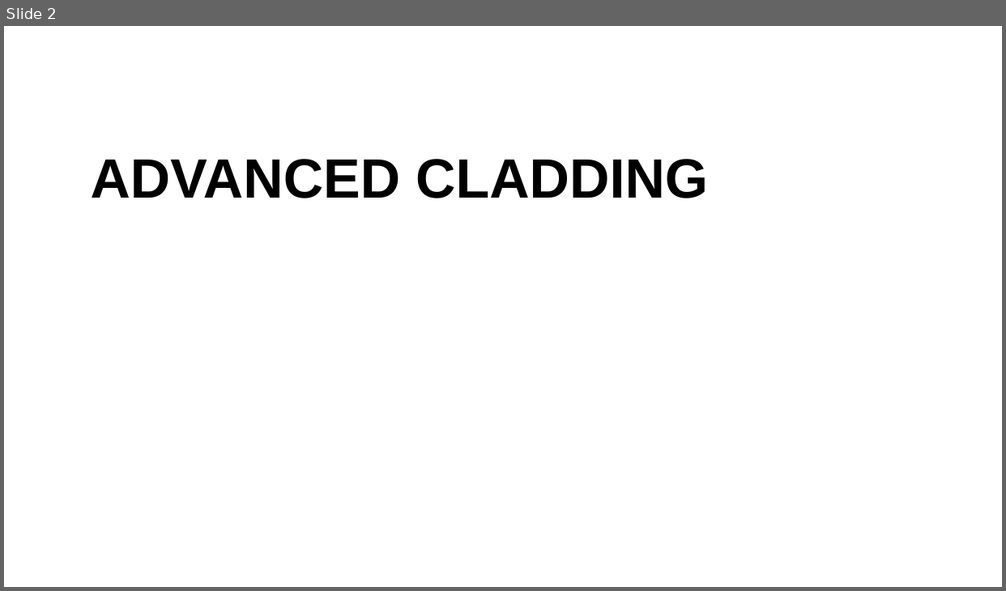
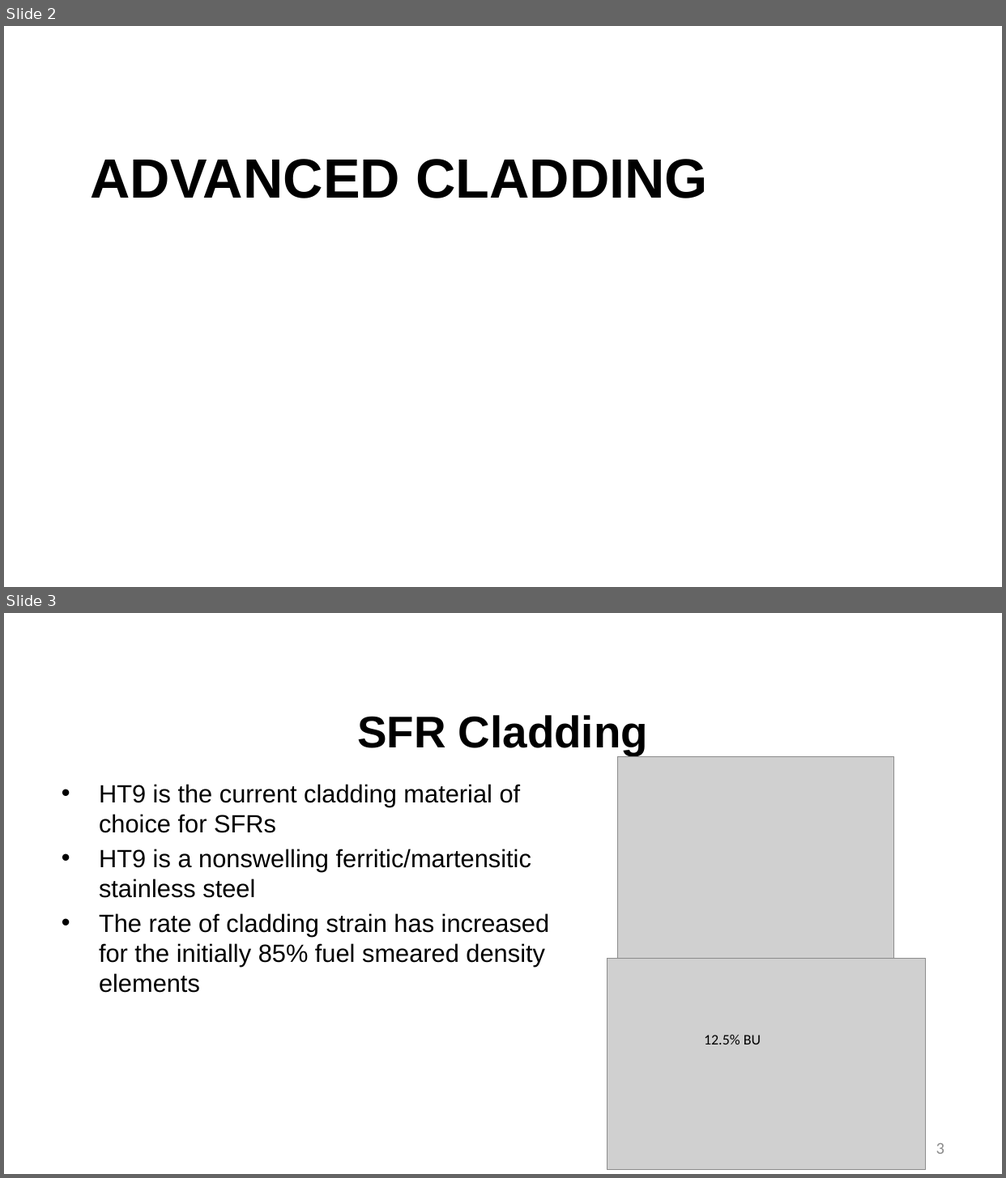
Before and after one commit to benbeeler/TEACHING, a slide deck: Advanced Reactor Materials/LecX_AdvancedCladding.pptx. Shown one above the other, each under a label of ours: slide 2 before the commit, slides 2 and 3 after it. The pictures are 1006x591 and 1006x1178 pixels, drawn with LibreOffice and Linux fonts; fonts in the diff are those of the drawing; grey boxes stand for pictures; background and template pictures are left out. Boxes give left, top, right and bottom in pixels: in the first picture for what was removed or moved away, otherwise in the second. Text is boxed around its words. In the diff, an @@ line names an element or a change of style, - is before the commit and + after.

```diff
--- a/Advanced Reactor Materials/LecX_AdvancedCladding.pptx
+++ b/Advanced Reactor Materials/LecX_AdvancedCladding.pptx
@@ slide 3 added at [4, 613, 1002, 1174], background #FFFFFF @@
@@ title added at [357, 715, 648, 756], 42.7 pt, text #000000, bold @@
+SFR Cladding
@@ picture added at [618, 756, 894, 958] @@
@@ text added at [99, 784, 550, 993], 24 pt, text #000000 @@
+• HT9 is the current cladding material of choice for SFRs
+• HT9 is a nonswelling ferritic/martensitic stainless steel
+• The rate of cladding strain has increased for the initially 85% fuel smeared density elements
@@ picture added at [607, 958, 926, 1170] @@
@@ text added at [704, 1035, 761, 1045], 14 pt, text #000000 @@
+12.5% BU
@@ page number added at [936, 1144, 944, 1154], 16 pt, text #8C8C8C @@
+3
```
Also in this commit, not shown: 16 other files.
